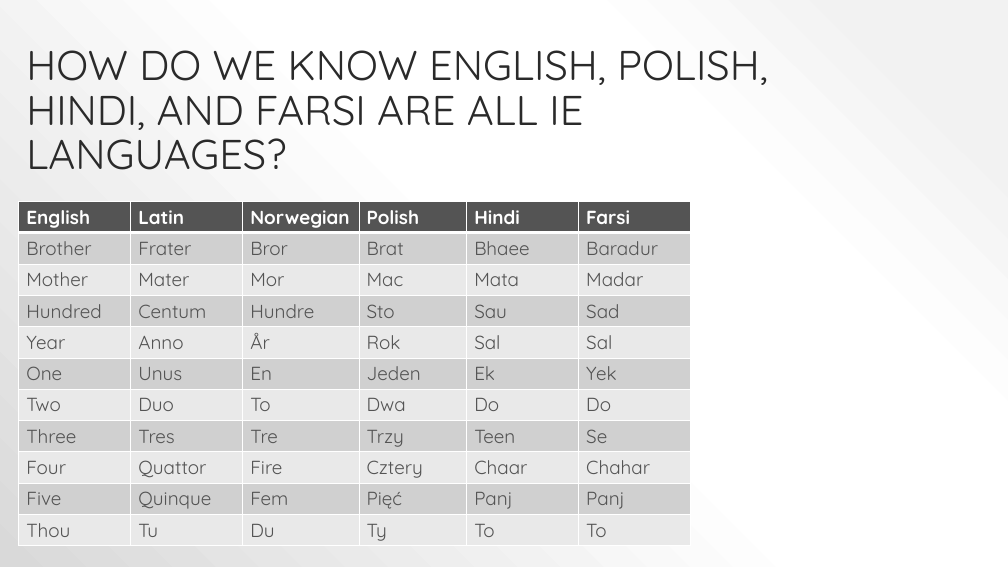
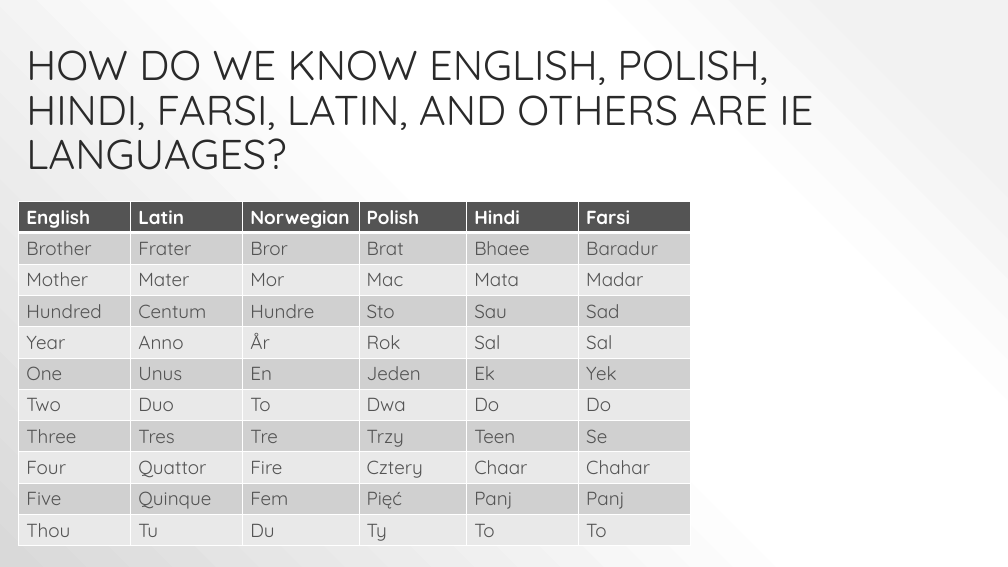
Before and after one commit to 1801Jan22Java/batch-source, a slide deck: slide 5 of 20180123_Presentation_OM.pptx. Drawn at 1008x567 pixels with LibreOffice and Linux fonts; fonts in the diff are those of the drawing. Boxes give left, top, right and bottom in pixels: in the first picture for what was removed or moved away, otherwise in the second. Text is boxed around its words. In the diff, an @@ line names an element or a change of style, - is before the commit and + after.

```diff
--- a/20180123_Presentation_OM.pptx
+++ b/20180123_Presentation_OM.pptx
@@ title at box(26, 50, 813, 170): text changed @@
-HOW DO WE KNOW ENGLISH, POLISH, HINDI, AND FARSI ARE ALL IE LANGUAGES?
+HOW DO WE KNOW ENGLISH, POLISH, HINDI, FARSI, LATIN, AND OTHERS ARE IE LANGUAGES?
```
Also in this commit, not shown: 1 other slide changed, 2 other files.
